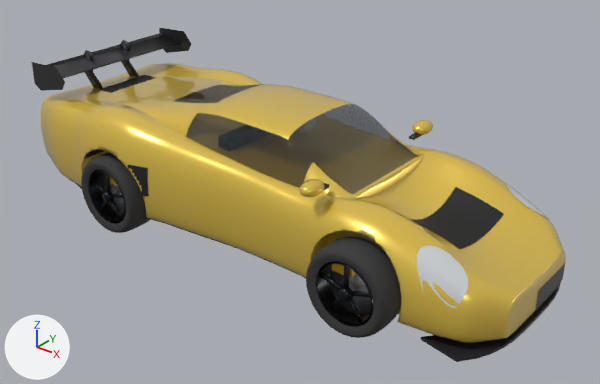
Before and after pictures for a commit that changed the glTF model modules/graphics/cars/flat6_rear_gt.glb.
Rendered twice from a camera (50 mm lens) standing at (4.28, -4.87, 3.46) and looking at (0.4, -0.03, 0.45). Every picture has the same lights, and +X, +Y and +Z are marked at lower left. The older version comes first. Where no turn or scale is listed for an object, it has been applied to the vertices.

The first picture shows 'body', 'bumper_front', 'bumper_rear', 'cabin', 'splitter', 'wheel_fr_spin', 'wheel_rr_spin', 'wing_rear' and 3 more.
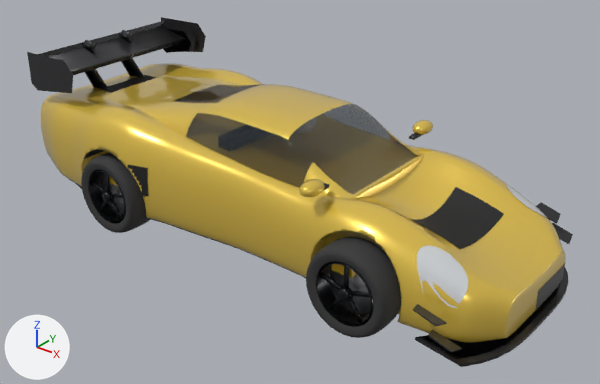
The edits, one by one:
Mesh me_canards_001 is new.
It has 32 vertices, 48 faces and spans x 2.04..2.38, y -0.96..0.96, z 0.26..0.5.
It uses material mat_carbon (black #2c2c2f).
Mesh me_wing_rear_up3 is new.
It has 104 vertices, 174 faces and spans x -2.07..-1.43, y -0.79..0.79, z 0.91..1.39.
It uses material mat_carbon (black #2c2c2f).
Mesh me_wing_rear_up2 is new.
It has 104 vertices, 174 faces and spans x -2.07..-1.54, y -0.76..0.76, z 0.91..1.34.
It uses material mat_carbon (black #2c2c2f).
Mesh me_splitter_up is new.
It has 60 vertices, 88 faces and spans x 1.98..2.57, y -0.81..0.81, z 0.09..0.11.
It uses material mat_carbon (black #2c2c2f).
Object 'canards' (ob_canards) is new; it shows me_canards_001.
Its location is (0.0, 0.0, 0.0).
Object 'wing_rear_up3' (ob_wing_rear_up3) is new; it shows me_wing_rear_up3.
Its location is (0.0, 0.0, 0.0).
Object 'wing_rear_up2' (ob_wing_rear_up2) is new; it shows me_wing_rear_up2.
Its location is (0.0, 0.0, 0.0).
Object 'splitter_up' (ob_splitter_up) is new; it shows me_splitter_up.
Its location is (0.0, 0.0, 0.0).

Where the change shows, as pixel boxes (x1, y1, x2, y2) in the pictures (600 x 384 px):
'wing_rear_up3', added (black)
    after: (27, 17, 206, 93)
'splitter_up', added
    after: (415, 268, 568, 367)
'canards', added
    after: (413, 202, 573, 352)
'wing_rear_up2', added (mostly hidden)
    after: (72, 23, 196, 88)
'wing_rear', unchanged, covered by the edit
    before: (32, 28, 191, 91)
    after: (73, 30, 191, 88)
'splitter', unchanged, covered by the edit
    before: (421, 282, 561, 362)
    after: (422, 284, 560, 359)
